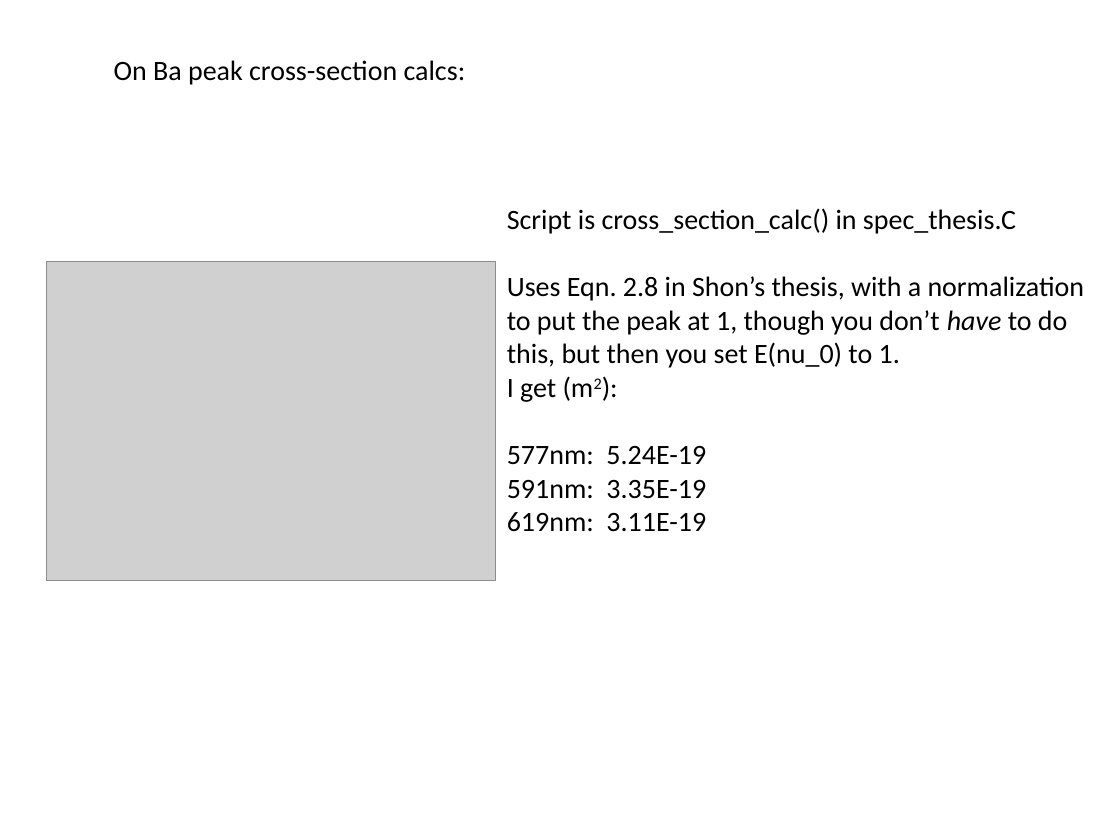
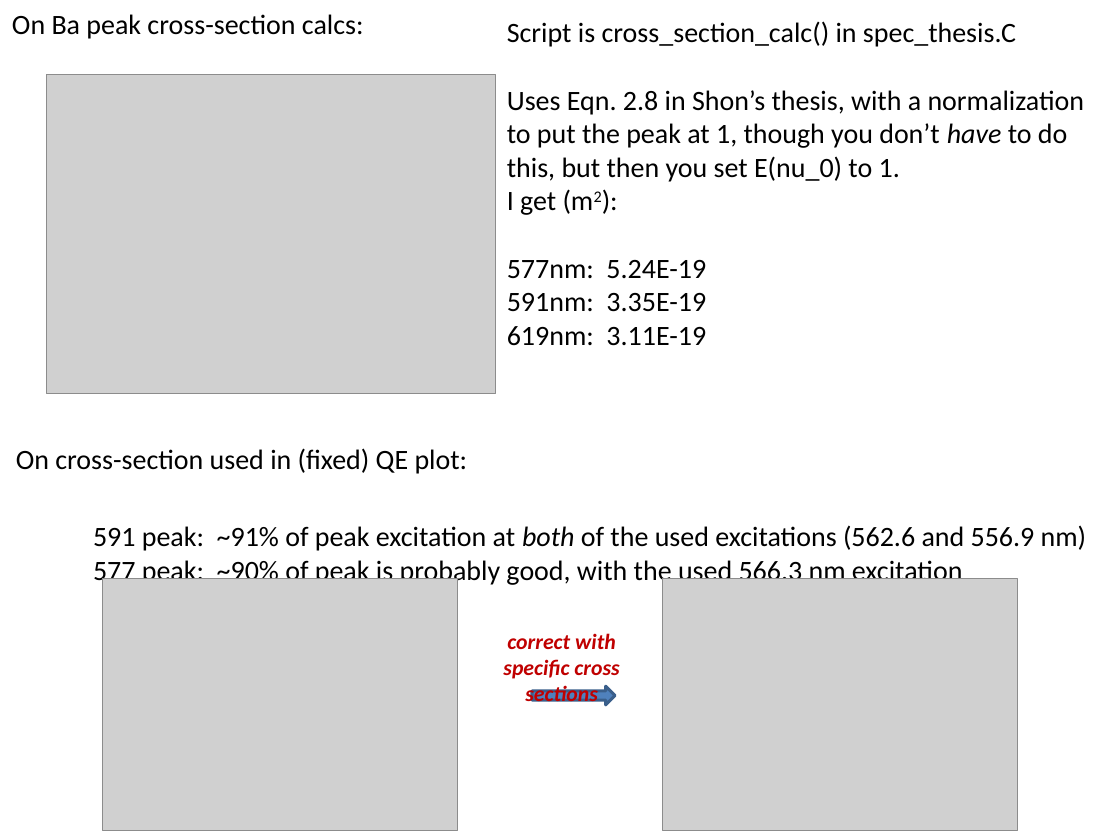
Before and after one commit to Waltmon/timthesis, a slide deck: slide 22 of thought_process.pptx. Drawn at 1120x840 pixels with LibreOffice and Linux fonts; fonts in the diff are those of the drawing; grey boxes stand for pictures. Boxes give left, top, right and bottom in pixels: in the first picture for what was removed or moved away, otherwise in the second. Text is boxed around its words. In the diff, an @@ line names an element or a change of style, - is before the commit and + after.

```diff
--- a/thought_process.pptx
+++ b/thought_process.pptx
@@ text "On Ba peak cross-section calcs:": place and size @@
-text "On Ba peak cross-section calcs:" at [114,60,466,85]
+text "On Ba peak cross-section calcs:" at [12,14,364,39]
@@ text "Script is cross_section_calc() in spec_thesis.C": place and size @@
-text "Script is cross_section_calc() in spec_thesis.C" at [507,208,1085,532]
+text "Script is cross_section_calc() in spec_thesis.C" at [507,21,1085,346]
@@ picture: place and size @@
-picture at [47,261,496,580]
+picture at [47,75,496,394]
@@ text added at [16,448,468,474], 18 pt, text #000000 @@
+On cross-section used in (fixed) QE plot:
@@ text added at [93,525,1087,587], 18 pt, text #000000 @@
+591 peak: ~91% of peak excitation at both of the used excitations (562.6 and 556.9 nm)
+577 peak: ~90% of peak is probably good, with the used 566.3 nm excitation
@@ picture added at [103,579,458,831] @@
@@ picture added at [663,579,1018,831] @@
@@ text added at [503,633,619,708], 14 pt, text #C00000, bold, italic @@
+correct with specific cross sections
@@ right arrow added at [532,687,615,706], fill #4F81BD, outline #3A5F8C 2 pt @@
```
Also in this commit, not shown: 22 other files.
